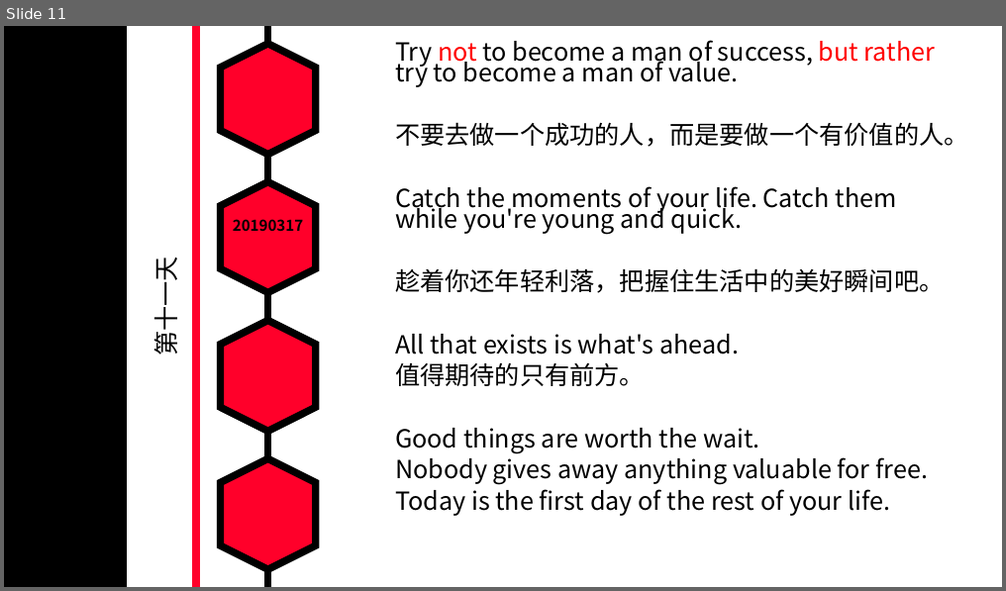
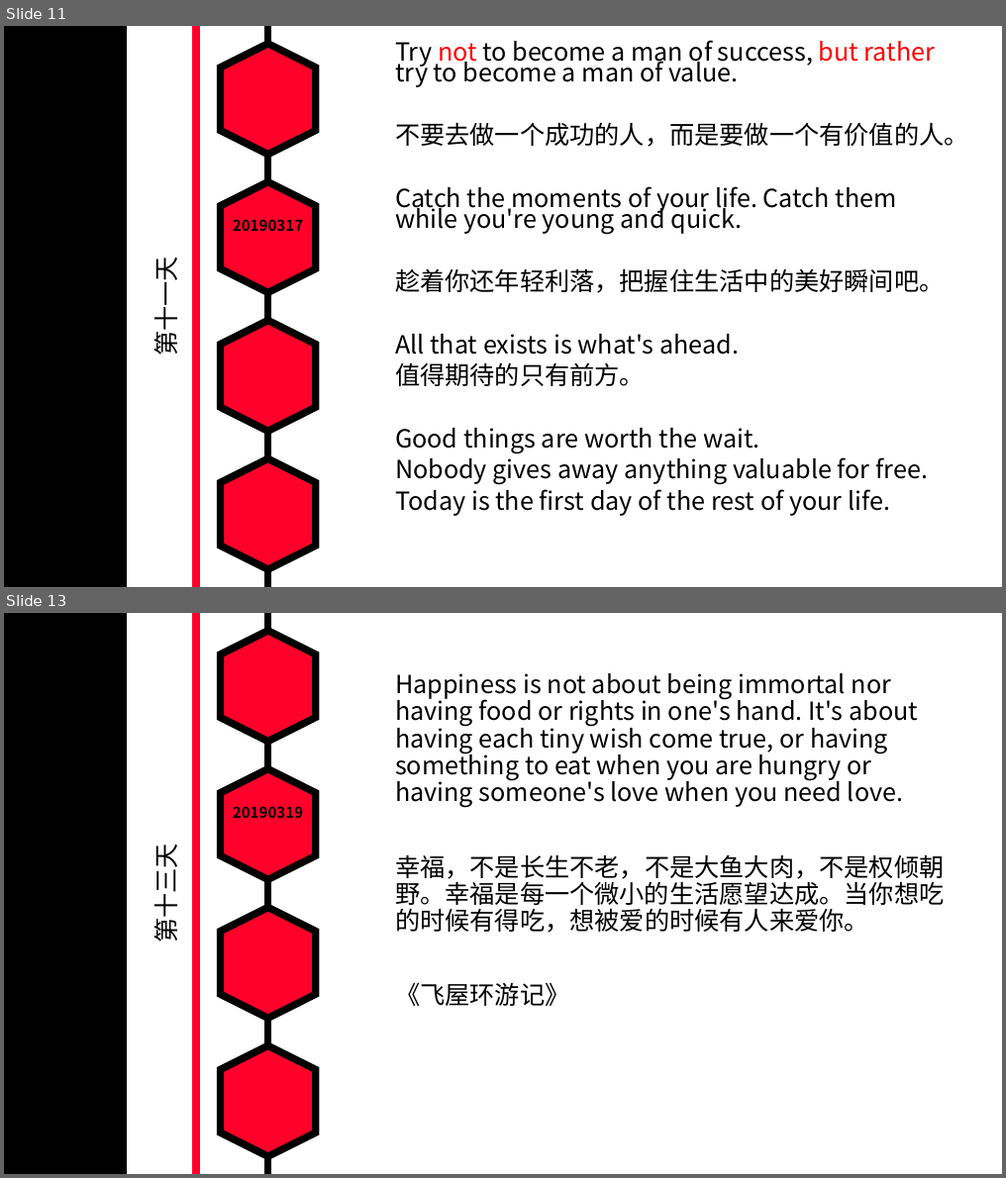
Before and after one commit to MarkShen1992/PPT-template, a slide deck: morning reading/iridescent english sentenses.pptx. Shown one above the other, each under a label of ours: slide 11 before the commit, slides 11 and 13 after it; the slides between them are not shown. The pictures are 1006x591 and 1006x1178 pixels, drawn with LibreOffice and Linux fonts; fonts in the diff are those of the drawing. Boxes give left, top, right and bottom in pixels: in the first picture for what was removed or moved away, otherwise in the second. Text is boxed around its words. In the diff, an @@ line names an element or a change of style, - is before the commit and + after.

Commit message:
第十三天

```diff
--- a/morning reading/iridescent english sentenses.pptx
+++ b/morning reading/iridescent english sentenses.pptx
@@ slide 13 added at (x1=4, y1=613, x2=1002, y2=1174), background #FFFFFF; not listed: 7 template elements that a slide beside it also shows @@
@@ text added at (x1=395, y1=673, x2=944, y2=1006), 24 pt, text #000000 @@
+Happiness is not about being immortal nor having food or rights in one's hand. It's about having each tiny wish come true, or having something to eat when you are hungry or having someone's love when you need love.
+幸福，不是长生不老，不是大鱼大肉，不是权倾朝野。幸福是每一个微小的生活愿望达成。当你想吃的时候有得吃，想被爱的时候有人来爱你。
+《飞屋环游记》
@@ text added at (x1=233, y1=806, x2=303, y2=819), 14.4 pt, text #000000, bold @@
+20190319
@@ text added at (x1=148, y1=854, x2=184, y2=941), 24 pt, text #000000 @@
+第十三天
```
Also in this commit, not shown: 1 slide changed.
